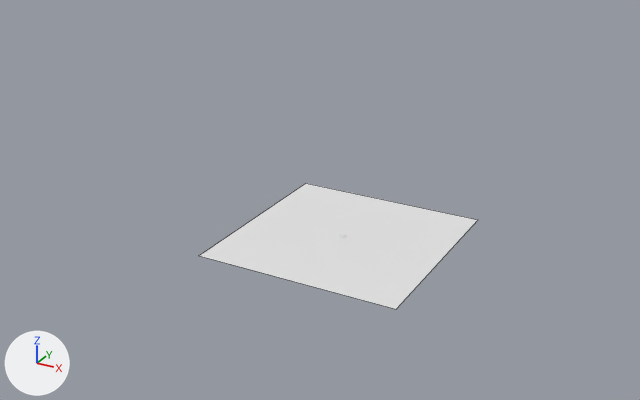
Before and after pictures for a commit that changed the Blender file scenes/suzanne/suzanne.blend.
One viewpoint serves both versions: a 50 mm camera at (112.6, -220.4, 120.4) aimed at (-6.7, -3.4, 12.0). Arrows for +X, +Y and +Z are at lower left; the lights stay in place. Mesh edges are drawn as thin lines on the coarser meshes. Materials are left out; every surface is plain grey.

Script lines for the objects in view, before the commit:
```python
me_plane = bpy.data.meshes.new('Plane')
me_plane.from_pydata(...)  # 4 vertices, 1 face; spans x -1.0..1.0, y -1.0..1.0, z 0.0
me_plane.materials.append(mat_ambientcg_material_woodfloor057_2k_jpg)
# before: 0 (-1.0, -1.0, 0.0) at pixel (198, 255), 1 (1.0, -1.0, 0.0) at pixel (396, 309), 2 (-1.0, 1.0, 0.0) at pixel (305, 183), 3 (1.0, 1.0, 0.0) at pixel (478, 219)
ob_plane = bpy.data.objects.new('Plane', me_plane)
ob_plane.location = (0.0, 0.0, -0.5)
ob_plane.scale = (32.0, 32.0, 0.126)
```
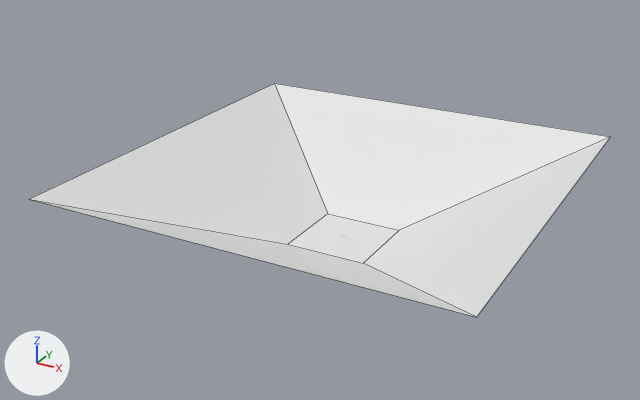
Commit message: Change suzanne scene

Location of each change, (x1, y1, x2, y2) in pixels of the pictures (640 x 400 px):
'Plane', reshaped, rescaled (108% wider, 85% taller): before (199, 183, 478, 309); after (30, 83, 610, 317)

Edits to the bpy script that builds the scene:
```text
Change me_plane:
    where me_plane.from_pydata(...)  # 4 vertices, 1 face; spans x -1.0..1.0, y -1.0..1.0, z 0.0
    used by ob_plane; location = (0.0, 0.0, -0.5); scale = (32.0, 32.0, 0.126)
    verts and faces of me_plane; kept vertices keep their numbers, new ones are numbered from 4
    me_plane part 1
    add delete_vertices([*range(0, 4)])  # with the faces that use them
    add verts[4] = (-1.0, -1.0, 189.03)  # pixel (28, 199)
    add verts[5] = (1.0, -1.0, 189.03)  # pixel (476, 317)
    add verts[6] = (-1.0, 1.0, 189.03)  # pixel (274, 83)
    add verts[7] = (1.0, 1.0, 189.03)  # pixel (610, 136)
    add verts[8] = (-0.2, 0.2, 0.0)  # pixel (327, 213)
    add verts[9] = (-0.2, -0.2, 0.0)  # pixel (287, 244)
    add verts[10] = (0.2, -0.2, 0.0)  # pixel (363, 263)
    add verts[11] = (0.2, 0.2, 0.0)  # pixel (399, 230)
    add faces += [(8, 9, 10, 11), (4, 9, 8, 6), (4, 5, 10, 9), (5, 7, 11, 10), (6, 8, 11, 7)]
Change ob_plane:
    ob_plane.scale: (32.0, 32.0, 0.126) -> (64.0, 64.0, 0.126)
```
